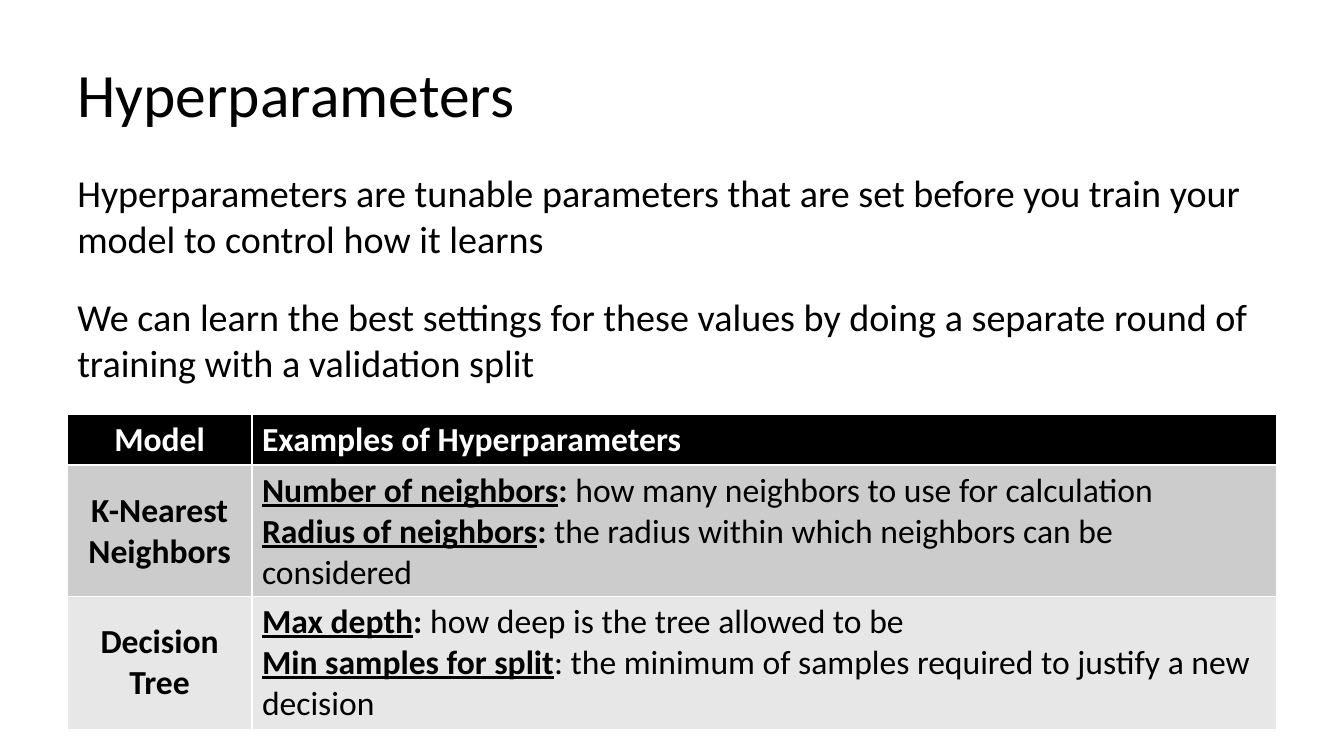
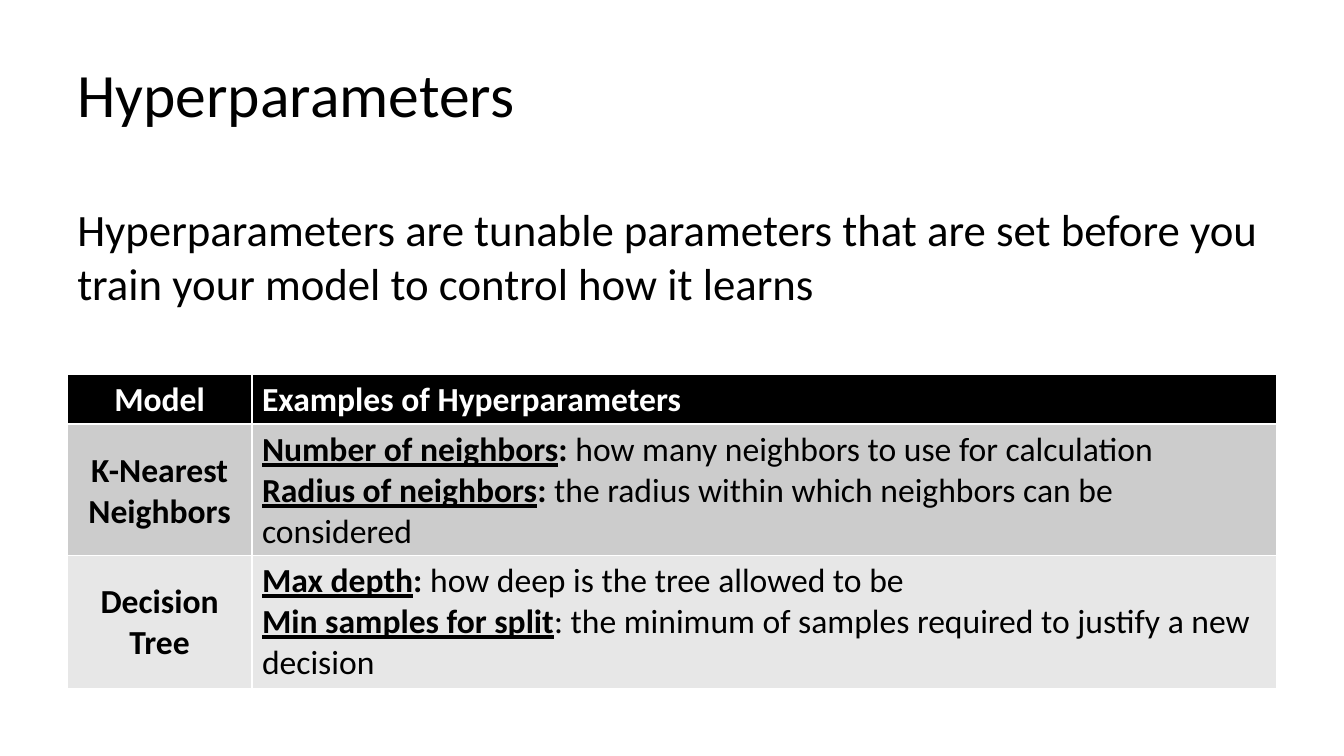
Before and after one commit to C4M-UofT/C4M-UofT.github.io, a slide deck: slide 45 of lectures/winter/6_ml_workflow/MachineLearning_tutorial.pptx (slide 47 before the commit). Drawn at 1344x756 pixels with LibreOffice and Linux fonts; fonts in the diff are those of the drawing. Boxes give left, top, right and bottom in pixels: in the first picture for what was removed or moved away, otherwise in the second. Text is boxed around its words. In the diff, an @@ line names an element or a change of style, - is before the commit and + after.

```diff
--- a/lectures/winter/6_ml_workflow/MachineLearning_tutorial.pptx
+++ b/lectures/winter/6_ml_workflow/MachineLearning_tutorial.pptx
@@ text "Hyperparameters are tunable parameters that ..." at [77,215,1257,308]: size 27.2 to 32 pt @@
@@ text at [77,304,1247,384]: paragraph removed @@
-We can learn the best settings for these values by doing a separate round of training with a validation split
@@ 3 tables: place and size @@
-3 tables at [68,415,1277,728]
+3 tables at [68,374,1277,687]
```
Also in this commit, not shown: 19 other slides changed, 5 slides added, 3 slides removed, 2 other files.
